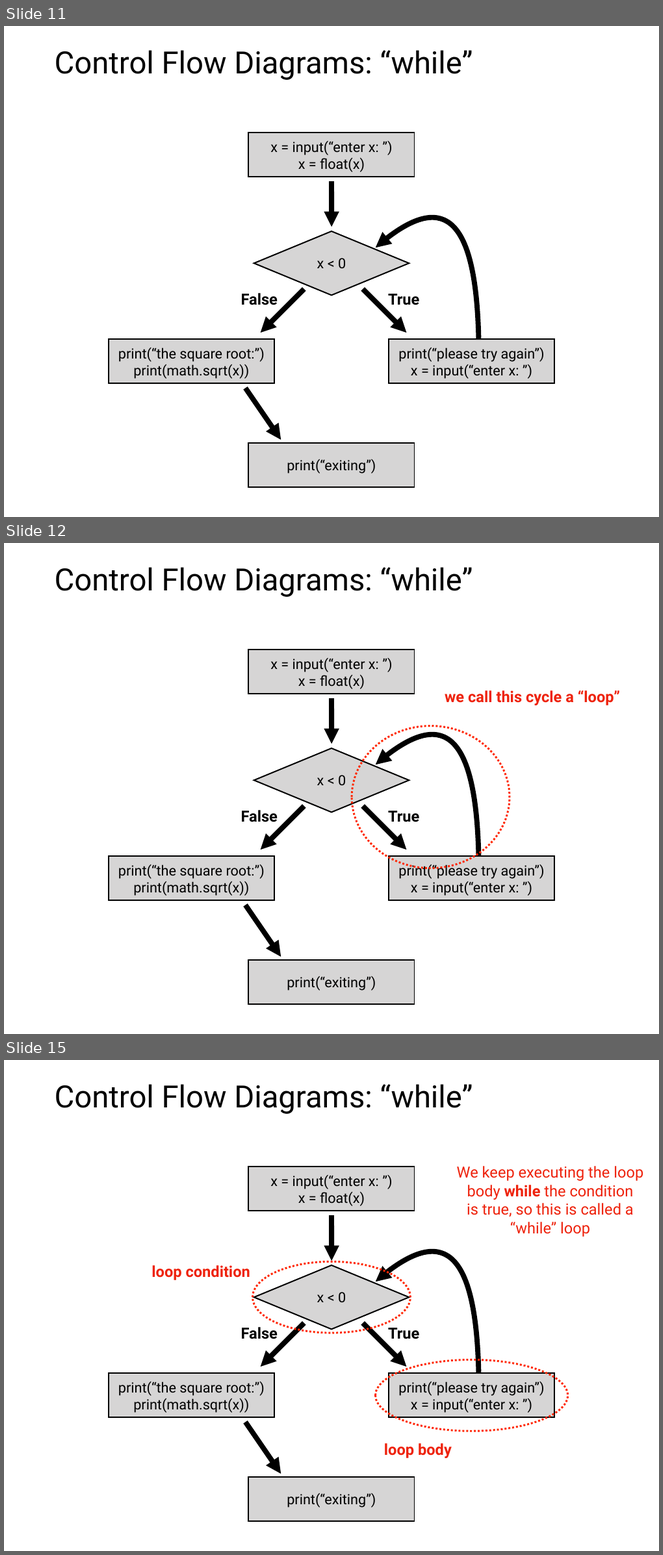
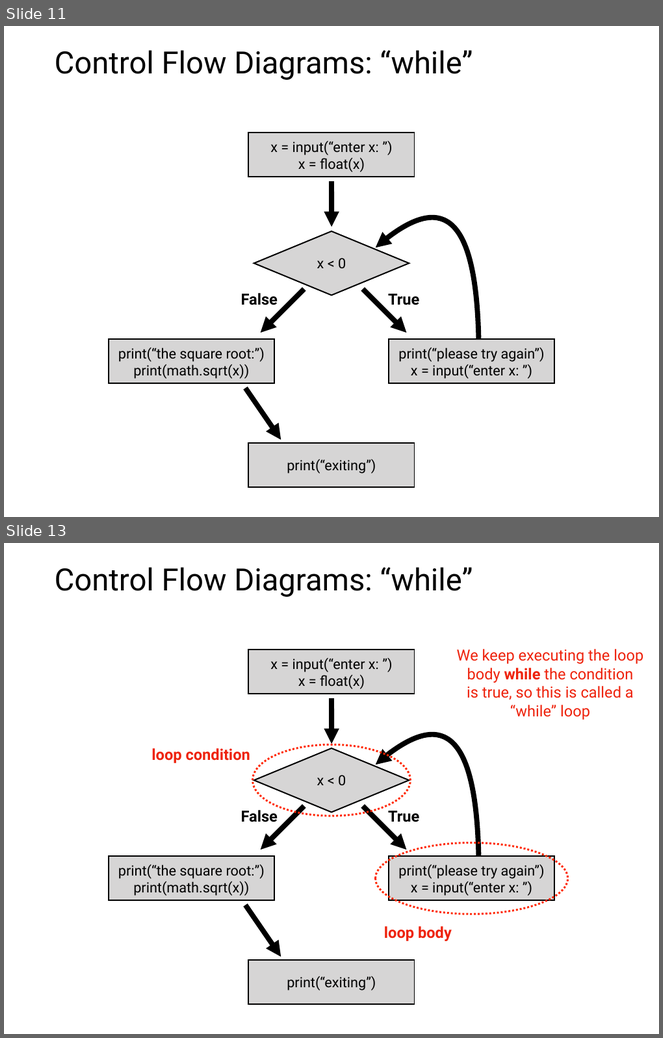
Before and after one commit to tylerharter/caraza-harter-com, a slide deck: tyler/meena/cs220/f21/materials/lec_11_F21.ppt. Shown one above the other, each under a label of ours: slides 11, 12 and 15 before the commit, slides 11 and 13 after it; the slides between them are not shown. The pictures are 663x1555 and 663x1038 pixels, drawn with LibreOffice and Linux fonts; fonts in the diff are those of the drawing. Boxes give left, top, right and bottom in pixels: in the first picture for what was removed or moved away, otherwise in the second. Text is boxed around its words. In the diff, an @@ line names an element or a change of style, - is before the commit and + after.

```diff
--- a/tyler/meena/cs220/f21/materials/lec_11_F21.ppt
+++ b/tyler/meena/cs220/f21/materials/lec_11_F21.ppt
@@ slide 12 removed at box(4, 543, 659, 1034), background #FFFFFF @@
@@ title removed at box(55, 567, 473, 597) @@
-Control Flow Diagrams: “while”
@@ rectangle removed at box(248, 650, 415, 694) @@
-x = input(“enter x: ”)
-x = float(x)
@@ arrow removed from (332, 698) to (332, 744) @@
@@ text removed at box(445, 691, 620, 705) @@
-we call this cycle a “loop”
@@ ellipse removed at box(352, 726, 510, 868) @@
@@ freeform shape removed at box(376, 736, 479, 856) @@
@@ freeform shape removed at box(254, 748, 410, 813) @@
-x < 0
@@ text removed at box(241, 810, 278, 823) @@
-False
@@ arrow removed from (304, 806) to (261, 850) @@
@@ arrow removed from (363, 806) to (407, 850) @@
@@ text removed at box(388, 811, 419, 823) @@
-True
@@ rectangle removed at box(109, 857, 274, 901) @@
-print(“the square root:”)
-print(math.sqrt(x))
@@ rectangle removed at box(389, 857, 555, 901) @@
-print(“please try again”)
-x = input(“enter x: ”)
@@ arrow removed from (245, 905) to (281, 957) @@
@@ rectangle removed at box(248, 960, 415, 1005) @@
-print(“exiting”)
@@ what was slide 15 is now slide 13 @@
```
Also in this commit, not shown: 5 slides changed, 2 slides added, 3 other slides removed, 4 other files.
